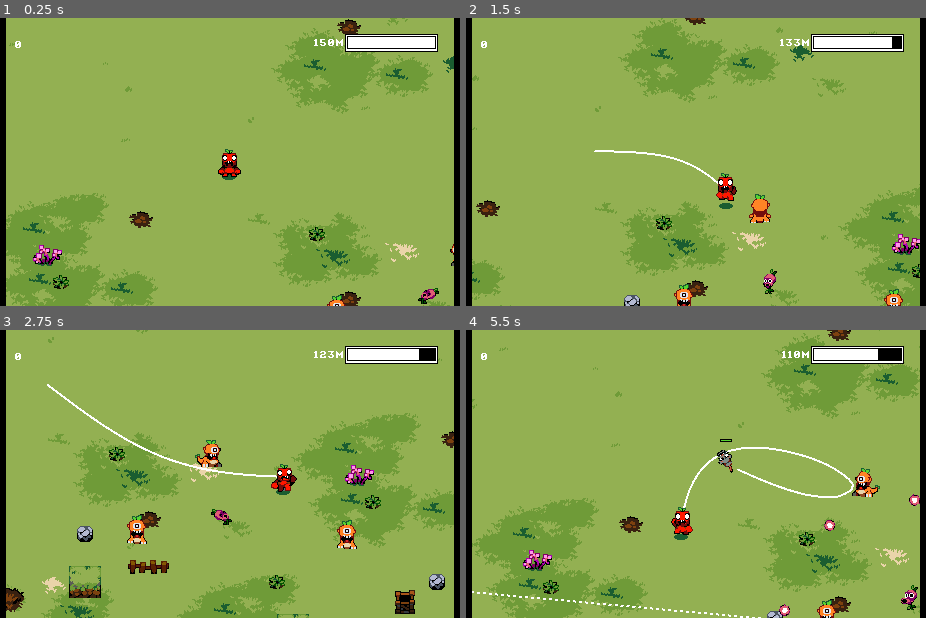
Above: before the commit, frames 1-4 (two rows, left to right).
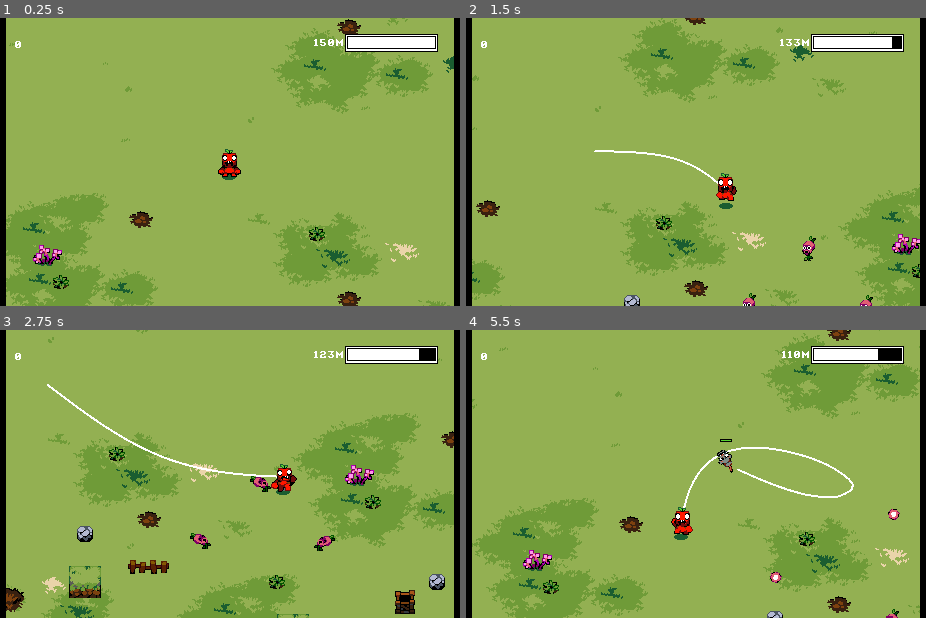
Above: after the commit, the same moments.

Repository: elementary-luke/GMTK2025
Game: Godot game, scene res://scenes/main.tscn
Two runs of this game, one before a commit and one after it. Both use one fixed random seed, a clock stepped at 60 frames per second and the inputs below. This scene is started directly instead of the project's main scene.
Inputs:
- Up to frame 1 (0.25 s): no input
- Up to frame 2 (1.5 s): hold Right (right) 0.53-1.28 s; tap Space (main_action) at 0.6, 1.35 s; hold Down (down) from 1.28 s (still down)
- Up to frame 3 (2.75 s): release Down (down) at 2.03 s; hold Right (right) from 2.03 s (still down); tap Space (main_action) at 2.1 s
- Up to frame 4 (5.5 s): release Right (right) at 2.78 s; hold Up (up) 2.78-3.53 s; tap Space (main_action) every 0.75 s from 2.85 to 5.1 s; hold Left (left) 3.53-5.03 s; hold Down (down) from 5.03 s (still down)

The runs differ from the first frame. In frame 1, 0.3% of the frame differs, in the area x 71-99%, y 78-100%; in frame 2, 1.2%; in frame 3, 1.5%, in the area x 27-78%, y 38-77%; in frame 4, 1.3%.

Commit message:
spinshooter fixed

Diff:
--- a/scenes/main.tscn
+++ b/scenes/main.tscn
@@ -16,10 +16,8 @@
 [ext_resource type="Texture2D" uid="uid://cseltjirnmygs" path="res://sprites/Player/frozen.png" id="7_dp3eg"]
 [ext_resource type="Texture2D" uid="uid://0ea0jqdkoo5a" path="res://sprites/Player/death.png" id="7_gqmmt"]
 [ext_resource type="Texture2D" uid="uid://de80c1b2be8o" path="res://sprites/Player/player_shadow.png" id="8_85g3d"]
-[ext_resource type="PackedScene" uid="uid://5ulr54qdr2vu" path="res://scenes/enemies/blaster.tscn" id="15_jkv2x"]
 [ext_resource type="AudioStream" uid="uid://dsjyasruj72uu" path="res://sounds/sfx/ice effects/Ice Attack 08.wav" id="16_0ld40"]
 [ext_resource type="AudioStream" uid="uid://dq717q6ttgf2i" path="res://sounds/sfx/grass_walking.wav" id="16_jbj1t"]
-[ext_resource type="PackedScene" uid="uid://c1ae22bap0hcf" path="res://scenes/enemies/carrot_blaster.tscn" id="17_muem4"]
 [ext_resource type="PackedScene" uid="uid://dn3q2af72x1yf" path="res://scenes/enemies/spinshooter.tscn" id="21_yc10j"]
 
 [sub_resource type="AtlasTexture" id="AtlasTexture_mlv25"]
@@ -682,17 +680,17 @@
 wait_time = 5.0
 autostart = true
 
-[node name="Blaster" parent="." instance=ExtResource("15_jkv2x")]
-position = Vector2(108, 157)
-
-[node name="Blaster2" parent="." instance=ExtResource("15_jkv2x")]
-position = Vector2(318, 162)
-
-[node name="Node2D" parent="." instance=ExtResource("17_muem4")]
-position = Vector2(244, 96)
-
-[node name="PeaShooterSpin" parent="." instance=ExtResource("21_yc10j")]
-position = Vector2(196, 143)
+[node name="SpinShooter" parent="." instance=ExtResource("21_yc10j")]
+position = Vector2(175, 167)
+
+[node name="SpinShooter2" parent="." instance=ExtResource("21_yc10j")]
+position = Vector2(292, 169)
+
+[node name="SpinShooter4" parent="." instance=ExtResource("21_yc10j")]
+position = Vector2(239, 252)
+
+[node name="SpinShooter3" parent="." instance=ExtResource("21_yc10j")]
+position = Vector2(235, 110)
 
 [connection signal="animation_finished" from="Player/AnimatedSprite2D" to="." method="_on_animated_sprite_2d_animation_finished"]
 [connection signal="timeout" from="Player/ShakeTimer" to="Player" method="_on_shake_timer_timeout"]
--- a/scripts/peashooterspin.gd
+++ b/scripts/peashooterspin.gd
@@ -14,10 +14,11 @@
 
 func _physics_process(delta: float) -> void:
 
-	if global_position.x > Global.player_position.x:
-		$AnimatedSprite2D.flip_h = true
-	else:
-		$AnimatedSprite2D.flip_h = false
+	if $AnimatedSprite2D.animation != "spin":
+		if global_position.x > Global.player_position.x:
+			$AnimatedSprite2D.flip_h = true
+		else:
+			$AnimatedSprite2D.flip_h = false
 
 func die():
 	if Global.Player.rope_left > 0:
@@ -31,15 +32,20 @@
 		$AnimatedSprite2D.play("spin")
 		$AnimatedSprite2D.frame = 0
 		$AnimatedSprite2D.pause()
-		$AnimatedSprite2D.scale.x = -1.0
-		for i in range(0, 8):
-			await get_tree().create_timer(0.08).timeout
+		var d = 1.0
+		if $AnimatedSprite2D.flip_h:
+			d = -1.0
+			dir = PI
+
+		for i in range(0, 7):
 			var bullet = bullet_scn.instantiate()
 			bullet.global_position = global_position
 			bullet.dir = dir
 			get_tree().current_scene.add_child(bullet)
+
+			dir += 0.25 * PI * d
+
+			await get_tree().create_timer(0.08).timeout #0.08
 			$AnimatedSprite2D.frame += 1
-			dir += 0.25 * PI
-		$AnimatedSprite2D.scale.x = 1.0
 		$AnimatedSprite2D.play("default")
 		$Timer.start()
Not shown: 1 places in scenes/main.tscn that only renumber resources
